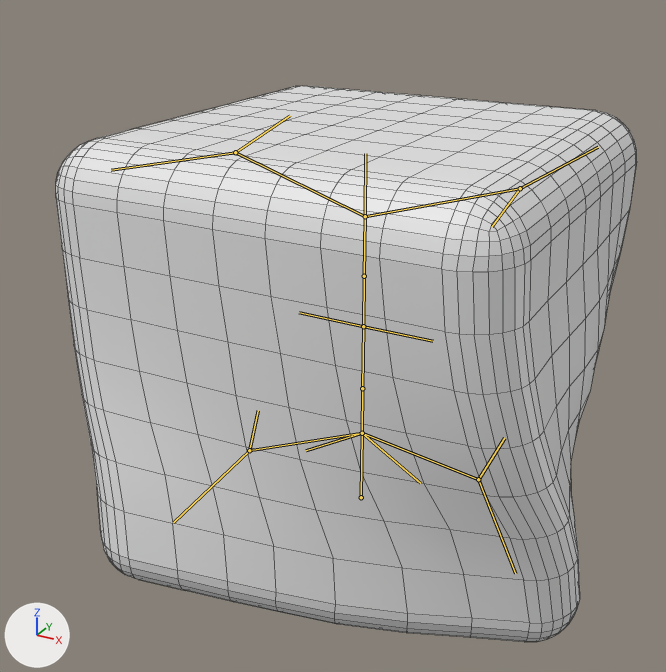
One commit to the FBX model Sorting3D-v2020/Assets/Models/NumberObject.fbx: the scene before it, then after it.
Before and after are seen from a 50 mm lens placed at (1.81, -3.6, 2.76), pointed at (-0.1, -0.11, 1.02). Lighting does not change. The marker at lower left points along +X, +Y and +Z. Both versions are drawn at frame 22 of the action 'Bones|Idle'; the numbers are the values there. The bones that bend it are drawn over the model as lines. Mesh edges are drawn as thin lines.
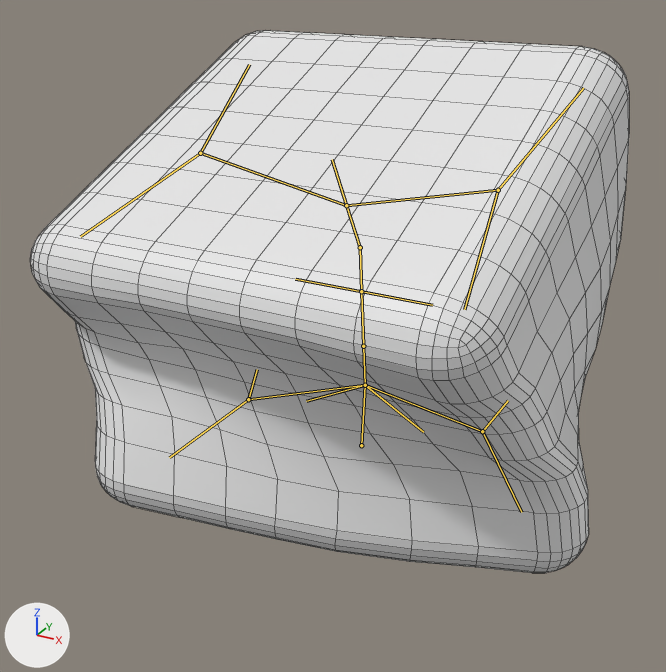
Where the change shows, as pixel boxes [x1, y1, x2, y2] in the pictures (666 x 672 px):
'Cube', posed: before [56, 86, 637, 642]; after [30, 30, 629, 573]
bone 'Bone_bottom', root to tip: before (361, 497) to (362, 433); after (361, 445) to (365, 385)
bone 'Bone_hip', root to tip: before (362, 433) to (362, 388); after (365, 385) to (363, 346)
bone 'Bone_top', root to tip: before (364, 276) to (365, 216); after (360, 247) to (346, 205)

The edits, one by one:
Bone 'Bone_bottom' (bone_bone_bottom) moves from (0.0, 0.0, 0.0) to (0.0, 0.307, 0.0).
Bone 'Bone_bottom' (bone_bone_bottom) turns from (0, 0, 0) to (-4, 0, 0) degrees about its own x, y and z.
Bone 'Bone_bottom' (bone_bone_bottom) is rescaled from (1.0, 1.0, 1.0) to (1.0, 0.87, 1.0).
Bone 'Bone_hip' (bone_bone_hip) turns from (0, 0, 0) to (9, 0, 0) degrees about its own x, y and z.
Bone 'Bone_top' (bone_bone_top) turns from (0, 0, 0) to (22, 0, 0) degrees about its own x, y and z.
